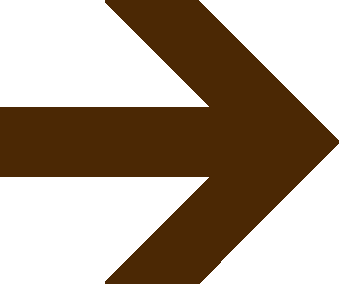
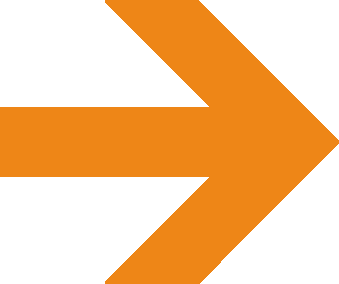
Two versions of the same layered image (339px x 284px). Layer-by-layer changes:
painted on "Layer 1" over 0, 0, 339, 284
